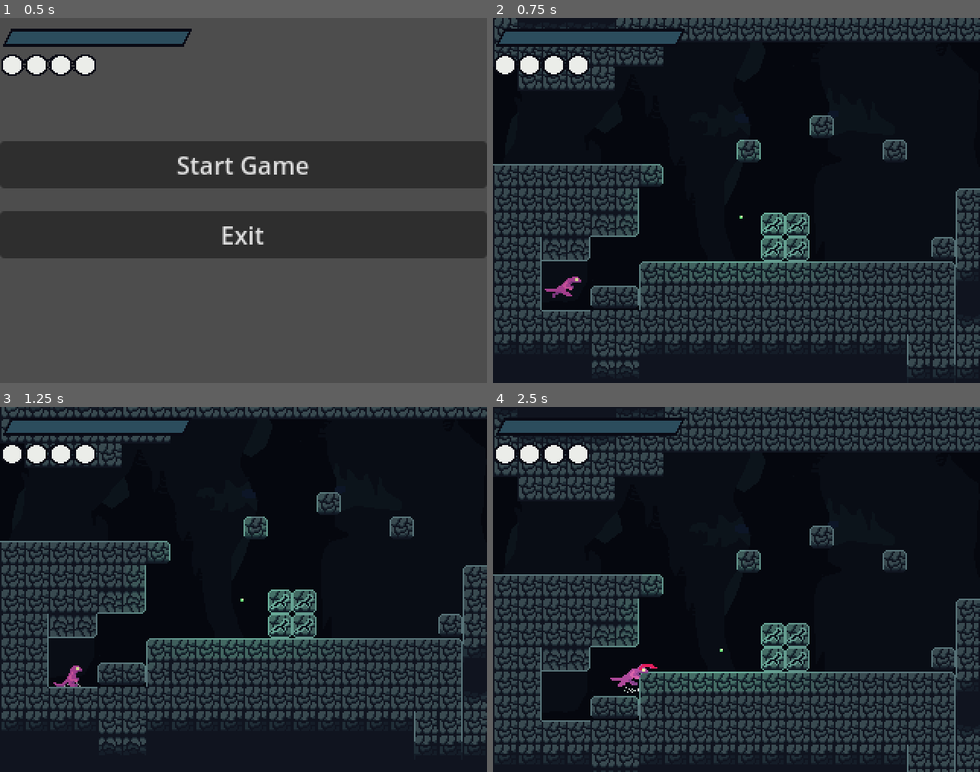
Above: before the commit, frames 1-4 (two rows, left to right).
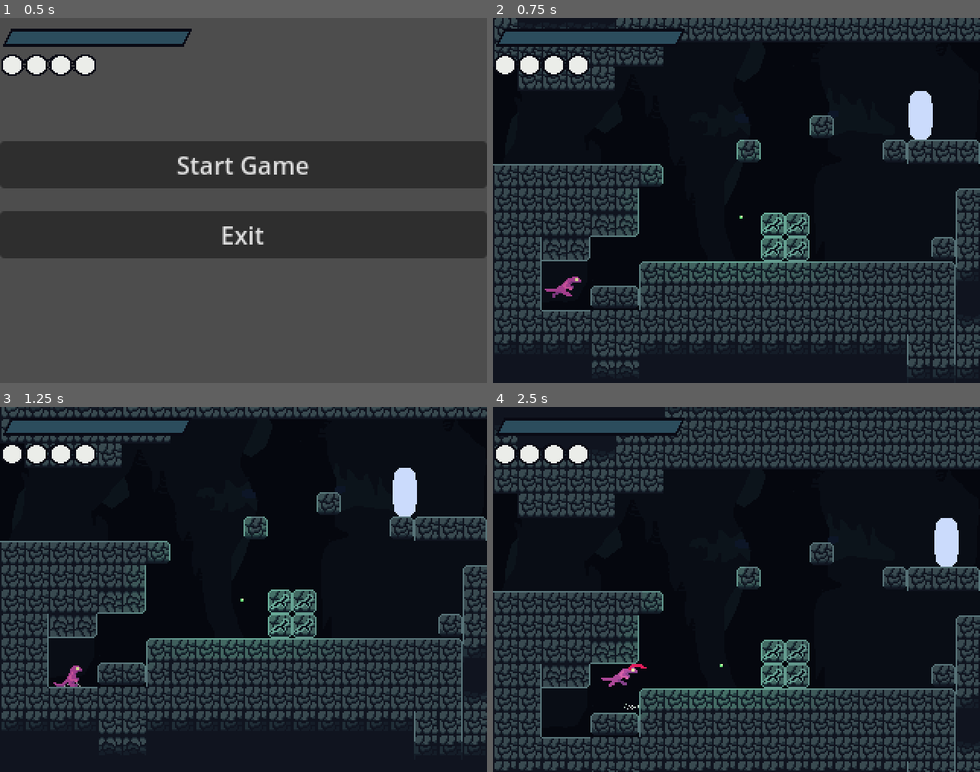
Above: after the commit, the same moments.

Repository: Liakatido/MVM19
Game: Godot game, scene res://scenes/game.tscn
Same seed, same stepped clock (60 frames per second), same inputs: the game is played once before the commit and once after it. Sound files missing from this copy of the repository are replaced by a short silence.
Inputs:
- Up to frame 1 (0.5 s): no input
- Up to frame 2 (0.75 s): click "Start Game" at 0.5 s
- Up to frame 3 (1.25 s): no input
- Up to frame 4 (2.5 s): tap Enter (ui_accept) at 1.25 s; hold C (dash) 1.28-2.03 s; hold Right (right) from 1.28 s (still down); tap Z (jump) at 1.52, 2.27 s; tap X (attack) at 2.1 s; tap C (dash) at 2.3 s

Frame 1 is identical in both runs. In frame 2, 1.3% of the frame differs, in the area x 85-100%, y 20-40%; in frame 3, 1.3%; in frame 4, 32%, in the area x 0-100%, y 0-100%.

Commit message:
spikebug ai

Diff:
--- a/scenes/creatures/enemy.gd
+++ b/scenes/creatures/enemy.gd
@@ -13,13 +13,6 @@
 func _ready():
 	hitbox.connect("got_hit", get_hit)
 
-func _physics_process(delta):
-	# Add the gravity.
-	if not is_on_floor():
-		velocity.y += GRAVITY * delta
-
-	move_and_slide()
-
 func get_hit(damage):
 	animations.play("hit")
 	health -= damage
--- a/scenes/creatures/enemy.tscn
+++ b/scenes/creatures/enemy.tscn
@@ -9,6 +9,21 @@
 
 [sub_resource type="RectangleShape2D" id="RectangleShape2D_8xyia"]
 size = Vector2(16, 32)
+
+[sub_resource type="Animation" id="Animation_kydi0"]
+length = 0.001
+tracks/0/type = "value"
+tracks/0/imported = false
+tracks/0/enabled = true
+tracks/0/path = NodePath("Sprite2D:self_modulate")
+tracks/0/interp = 1
+tracks/0/loop_wrap = true
+tracks/0/keys = {
+"times": PackedFloat32Array(0),
+"transitions": PackedFloat32Array(1),
+"update": 0,
+"values": [Color(1, 1, 1, 1)]
+}
 
 [sub_resource type="Animation" id="Animation_xe4uw"]
 resource_name = "hit"
@@ -25,21 +40,6 @@
 "transitions": PackedFloat32Array(1, 2),
 "update": 0,
 "values": [Color(1, 0, 0, 1), Color(1, 1, 1, 1)]
-}
-
-[sub_resource type="Animation" id="Animation_kydi0"]
-length = 0.001
-tracks/0/type = "value"
-tracks/0/imported = false
-tracks/0/enabled = true
-tracks/0/path = NodePath("Sprite2D:self_modulate")
-tracks/0/interp = 1
-tracks/0/loop_wrap = true
-tracks/0/keys = {
-"times": PackedFloat32Array(0),
-"transitions": PackedFloat32Array(1),
-"update": 0,
-"values": [Color(1, 1, 1, 1)]
 }
 
 [sub_resource type="AnimationLibrary" id="AnimationLibrary_k2qqk"]
--- /dev/null
+++ b/scenes/creatures/spikebug.gd
@@ -0,0 +1,45 @@
+extends Node2D
+
+@onready var sides = %Sides
+@onready var down = %Down
+
+const SPEED = 30.0
+const GRAVITY = 100.0
+
+var down_raycasts : Array[RayCast2D]
+var sides_raycasts : Array[RayCast2D]
+
+var body : CharacterBody2D
+var orientation : Vector2 = Vector2.RIGHT
+
+func _ready():
+	body = get_parent()
+	for ray in down.get_children():
+		down_raycasts.append(ray)
+	for ray in sides.get_children():
+		sides_raycasts.append(ray)
+
+func _physics_process(delta):
+	# apply gravity
+	if not body.is_on_floor():
+		body.velocity.y += GRAVITY * delta
+
+	# check if should change orientation
+	if is_about_to_fall() or is_about_to_hit_wall():
+		orientation *= -1
+
+	# move body
+	body.velocity = orientation*SPEED
+	body.move_and_slide()
+
+func is_about_to_fall() -> bool:
+	for ray in down_raycasts:
+		if not ray.is_colliding():
+			return true
+	return false
+
+func is_about_to_hit_wall() -> bool:
+	for ray in sides_raycasts:
+		if ray.is_colliding() and not ray.get_collider().name == "Player":
+			return true
+	return false
--- /dev/null
+++ b/scenes/creatures/spikebug.tscn
@@ -0,0 +1,34 @@
+[gd_scene load_steps=3 format=3 uid="uid://da5vfq0yjp30b"]
+
+[ext_resource type="PackedScene" uid="uid://bgj7arkqm4aa6" path="res://scenes/creatures/enemy.tscn" id="1_qabwb"]
+[ext_resource type="Script" path="res://scenes/creatures/spikebug.gd" id="2_d7kfj"]
+
+[node name="Spikebug" instance=ExtResource("1_qabwb")]
+
+[node name="AI" type="Node2D" parent="." index="4"]
+script = ExtResource("2_d7kfj")
+
+[node name="Down" type="Node2D" parent="AI" index="0"]
+unique_name_in_owner = true
+
+[node name="RayCast2D" type="RayCast2D" parent="AI/Down" index="0"]
+position = Vector2(-8, 15)
+target_position = Vector2(0, 6)
+
+[node name="RayCast2D2" type="RayCast2D" parent="AI/Down" index="1"]
+position = Vector2(8, 15)
+target_position = Vector2(0, 6)
+
+[node name="Sides" type="Node2D" parent="AI" index="1"]
+unique_name_in_owner = true
+position = Vector2(0, 11)
+
+[node name="RayCast2D" type="RayCast2D" parent="AI/Sides" index="0"]
+position = Vector2(-3, 0)
+rotation = 1.5708
+target_position = Vector2(0, 7)
+
+[node name="RayCast2D2" type="RayCast2D" parent="AI/Sides" index="1"]
+position = Vector2(3, 0)
+rotation = -1.5708
+target_position = Vector2(0, 7)
--- a/scenes/levels/cave/caveSelfLair.tscn
+++ b/scenes/levels/cave/caveSelfLair.tscn
@@ -1,14 +1,15 @@
-[gd_scene load_steps=4 format=3 uid="uid://bd8l3nify8mfu"]
+[gd_scene load_steps=5 format=3 uid="uid://bd8l3nify8mfu"]
 
 [ext_resource type="PackedScene" uid="uid://dy2gbkapxxpro" path="res://scenes/levels/base_level.tscn" id="1_e5lny"]
 [ext_resource type="PackedScene" uid="uid://djgp1w4sb02ty" path="res://scenes/levels/level_gate.tscn" id="2_dfde7"]
 [ext_resource type="PackedScene" uid="uid://euanwexm70yw" path="res://scenes/creatures/lightbug.tscn" id="3_830w8"]
+[ext_resource type="PackedScene" uid="uid://da5vfq0yjp30b" path="res://scenes/creatures/spikebug.tscn" id="4_1syge"]
 
 [node name="caveSelfLair" instance=ExtResource("1_e5lny")]
 
 [node name="TileMap" parent="." index="0"]
 layer_0/name = "Cave Layer 1"
-layer_0/tile_data = PackedInt32Array(65536, 0, 3, 131072, 32 …(4679 unchanged characters)…  3, 720908, 196608, 3, 720907, 196608, 3)
+layer_0/tile_data = PackedInt32Array(65536, 0, 3, 131072, 32 …(4679 unchanged characters)…  3, 720908, 196608, 3, 720907, 196608, 3, 524305, 0, 0, 524306, 65536, 0, 524307, 131072, 0)
 
 [node name="LevelGate" parent="Gates" index="0" instance=ExtResource("2_dfde7")]
 position = Vector2(0, 192)
@@ -53,6 +54,9 @@
 [node name="lightbug" parent="." index="2" instance=ExtResource("3_830w8")]
 position = Vector2(164, 177)
 
+[node name="Spikebug" parent="." index="4" instance=ExtResource("4_1syge")]
+position = Vector2(286, 112)
+
 [editable path="Gates/LevelGate"]
 [editable path="Gates/LevelGate2"]
 [editable path="Gates/LevelGate3"]
--- a/scenes/player/player.gd
+++ b/scenes/player/player.gd
@@ -85,7 +85,6 @@
 	# setup dash data
 	dash_hitbox_pos = dash_hitbox.position
 	crash_hitbox_pos = crash_hitbox.position
-	print(crash_hitbox_pos)
 
 	# connect signals
 	hitbox.connect("got_hit", get_hit)
@@ -200,6 +199,7 @@
 	# handle dash
 	if dashing:
 		break_entities()
+		crash_against_wall()
 		velocity = orientation * DASH_SPEED
 		move_and_slide()
 		return
@@ -331,7 +331,8 @@
 			if should_stun:
 				get_stunned()
 
-
-func _on_crash_hitbox_body_entered(body):
-	if dashing:
+func crash_against_wall():
+	var bodies = crash_hitbox.get_overlapping_bodies()
+	# there is always 1 body inside (player)
+	if bodies.any(func(x) -> bool: return x is TileMap):
 		get_stunned()
--- a/scenes/player/player.tscn
+++ b/scenes/player/player.tscn
@@ -226,6 +226,21 @@
 "shoot": SubResource("Animation_ewou4")
 }
 
+[sub_resource type="Animation" id="Animation_ds7kb"]
+length = 0.001
+tracks/0/type = "value"
+tracks/0/imported = false
+tracks/0/enabled = true
+tracks/0/path = NodePath("Sprite2D:modulate")
+tracks/0/interp = 1
+tracks/0/loop_wrap = true
+tracks/0/keys = {
+"times": PackedFloat32Array(0),
+"transitions": PackedFloat32Array(1),
+"update": 0,
+"values": [Color(1, 1, 1, 1)]
+}
+
 [sub_resource type="Animation" id="Animation_iqd1c"]
 resource_name = "invincible"
 length = 0.2
@@ -243,21 +258,6 @@
 "values": [Color(1, 1, 1, 1), Color(1, 1, 1, 0.188235), Color(1, 1, 1, 1)]
 }
 
-[sub_resource type="Animation" id="Animation_ds7kb"]
-length = 0.001
-tracks/0/type = "value"
-tracks/0/imported = false
-tracks/0/enabled = true
-tracks/0/path = NodePath("Sprite2D:modulate")
-tracks/0/interp = 1
-tracks/0/loop_wrap = true
-tracks/0/keys = {
-"times": PackedFloat32Array(0),
-"transitions": PackedFloat32Array(1),
-"update": 0,
-"values": [Color(1, 1, 1, 1)]
-}
-
 [sub_resource type="AnimationLibrary" id="AnimationLibrary_y8auh"]
 _data = {
 "RESET": SubResource("Animation_ds7kb"),
@@ -271,7 +271,7 @@
 size = Vector2(20, 17)
 
 [sub_resource type="RectangleShape2D" id="RectangleShape2D_gigk7"]
-size = Vector2(6, 7)
+size = Vector2(7, 7)
 
 [node name="Player" type="CharacterBody2D" groups=["player"]]
 script = ExtResource("1_8hr0t")
@@ -353,10 +353,8 @@
 
 [node name="CrashHitbox" type="Area2D" parent="."]
 position = Vector2(5, -8)
-monitorable = false
 
 [node name="CollisionShape2D" type="CollisionShape2D" parent="CrashHitbox"]
-position = Vector2(0, 1)
 shape = SubResource("RectangleShape2D_gigk7")
 debug_color = Color(0.882353, 0.0156863, 0.815686, 0.419608)
 
@@ -389,4 +387,3 @@
 
 [connection signal="animation_finished" from="AnimationPlayer" to="." method="_on_animation_player_animation_finished"]
 [connection signal="animation_started" from="AnimationPlayer" to="." method="_on_animation_player_animation_started"]
-[connection signal="body_entered" from="CrashHitbox" to="." method="_on_crash_hitbox_body_entered"]
